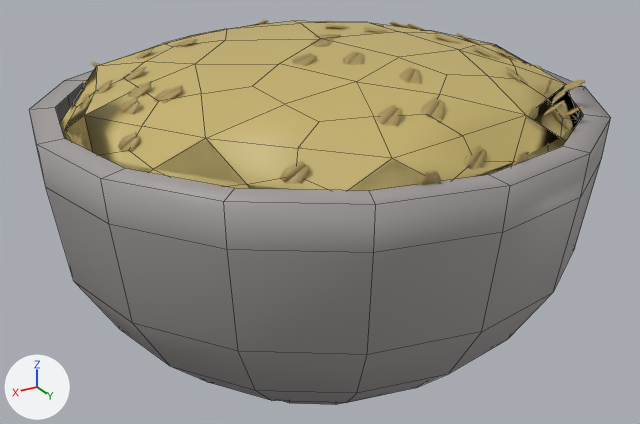
The FBX model 3D Assets/Combined Ingridients/porridge.fbx: old version first, new version second.
The view is the same before and after, from a 50 mm lens placed at (2.58, 4.32, 1.9), pointed at (0.01, 0.03, -0.25). Every picture has the same lights, and +X, +Y and +Z are marked at lower left. Mesh edges are drawn as thin lines on the coarser meshes. Vertices at the same position are counted once.
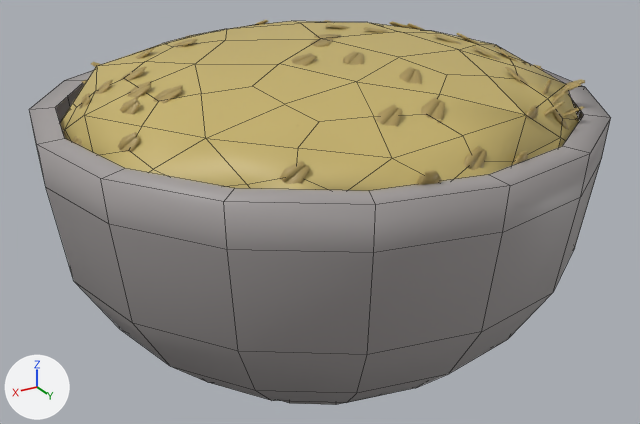
Changed parts and their boxes [x1, y1, x2, y2] in the pictures (640 x 424 px):
part 1 of me_mesh_001, cut back: before [60, 86, 579, 191]; after [62, 86, 579, 165]

Diff of the bpy script that builds the scene:
```diff
--- a/3D Assets/Combined Ingridients/porridge.fbx.py
+++ b/3D Assets/Combined Ingridients/porridge.fbx.py
@@ me_mesh_001 @@
 # used by ob_icosphere; parent = ob_plane; location = (-0.319, 0.0351, 0.00663); rotation_euler = (0.0, -1.571, 0.0), in degrees (0, -90, 0); scale = (1.55, 1.55, 0.599)
-me_mesh_001.from_pydata(...)  # 130 vertices, 176 faces; spans x -0.95..0.95, y -1.0..1.0, z -0.85..0.83
+me_mesh_001.from_pydata(...)  # 120 vertices, 119 faces; spans x -0.95..0.95, y -1.0..1.0, z -0.85..0.83
+# me_mesh_001 part 1
+# 10 vertices are removed from x -0.81..0.85, y -0.7..0.79, z 0.0..0.49
+# 86 faces are deleted
+# 2 vertices move from x 0.58..0.71, y -0.52..-0.42, z 0.05..0.18 to x 0.76..0.79, y -0.58..-0.55, z 0.05..0.18
+# 29 new faces join them
 me_mesh_001.materials.append(mat_material_002)
```
